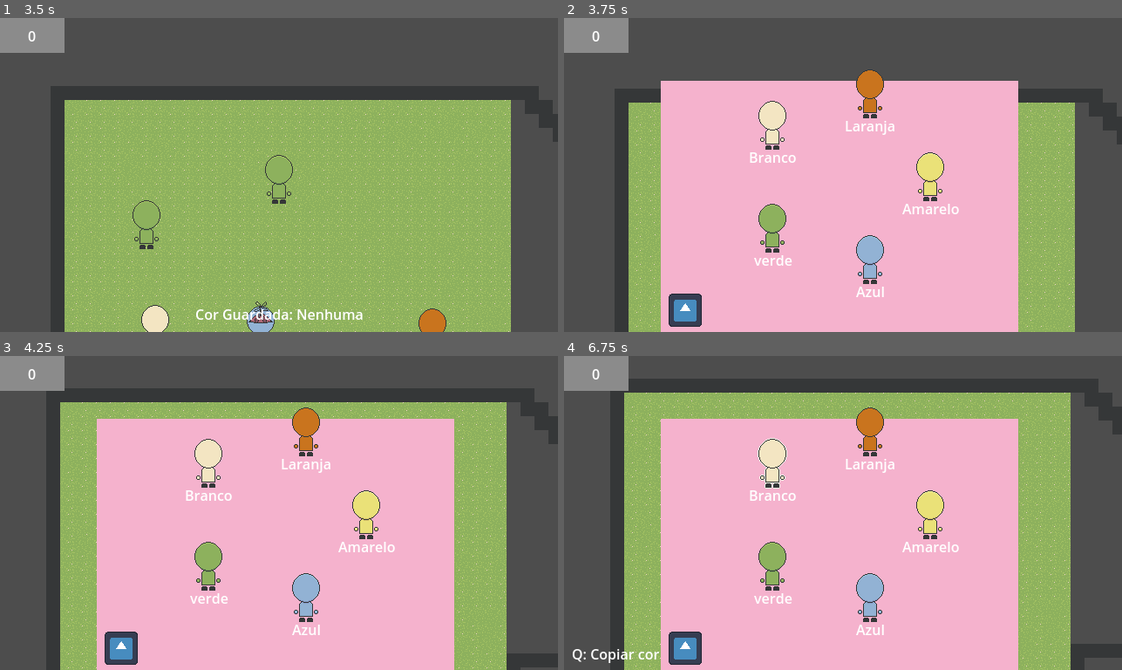
Above: before the commit, frames 1-4 (two rows, left to right).
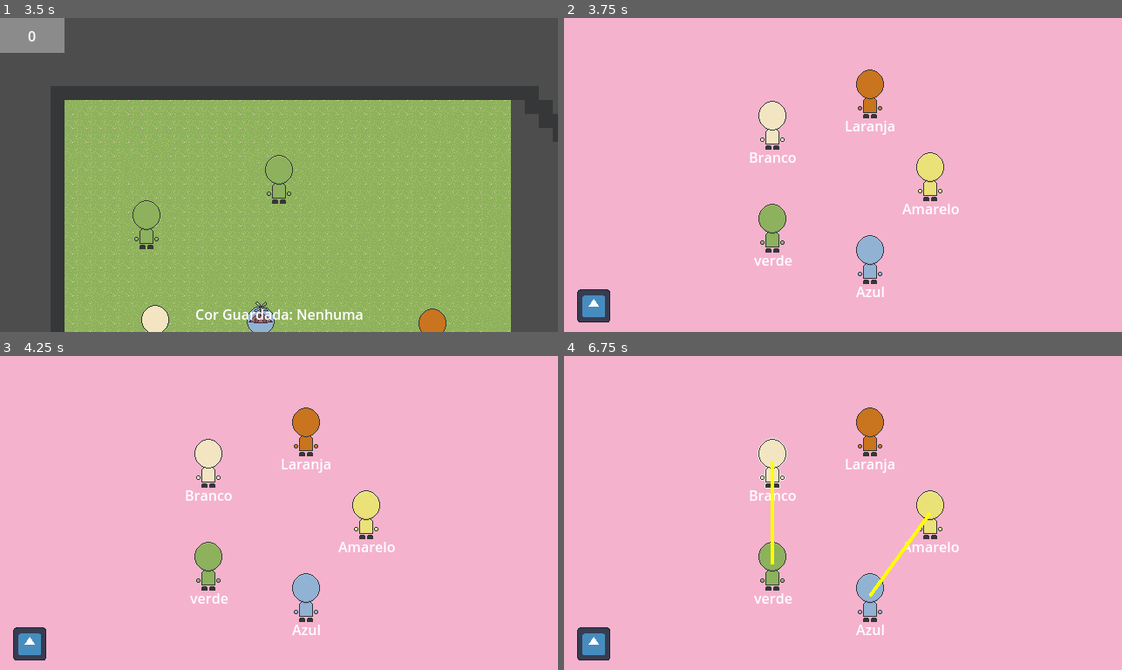
Above: after the commit, the same moments.

Repository: AugustoRemus/DetetiveGrafos
Game: Godot game, scene res://Scenes/DebugTeste/fase_debug.tscn
Two runs of this game, one before a commit and one after it. Both use one fixed random seed, a clock stepped at 60 frames per second and the inputs below. The engine's default icon, where the game draws it, is replaced by a stand-in: a white triangle on a blue panel in a dark square.
Inputs (mouse positions are in pixels of both pictures, inside the frame that each line leads up to):
- Up to frame 1 (3.5 s): move the mouse to (401, 159) at 0.52 s; hold W (up) 0.53-1.28 s; tap E (E) at 0.6, 2.3, 2.85 s; tap A (L) at 0.8, 1.35, 3.05 s; move the mouse to (167, 190) at 1.27 s; hold S (down) 1.28-2.03 s; tap D (R) at 1.55, 2.1 s; move the mouse to (334, 105) at 2.02 s; hold W (up) from 2.03 s (still down); move the mouse to (251, 237) at 2.77 s
- Up to frame 2 (3.75 s): move the mouse to (1010, 222) at 3.52 s; release W (up) at 3.53 s; hold S (down) from 3.53 s (still down); hold Space (Espaco) from 3.53 s (still down)
- Up to frame 3 (4.25 s): keep holding S (down); keep holding Space (Espaco); tap D (R) at 3.8 s
- Up to frame 4 (6.75 s): release S (down) at 4.25 s; release Space (Espaco) at 4.25 s; click "Amarelo" at 4.25 s; click "Azul" at 5 s; click "verde" at 5.75 s; click "Branco" at 6.5 s

Frame 1 is identical in both runs. In frame 2, 49% of the frame differs, in the area x 0-100%, y 0-100%; in frame 3, 49%; in frame 4, 49%.

Commit message:
Linha e grafo funcionando

Diff:
--- /dev/null
+++ b/detetivegrafos/Scenes/Grafo/Aresta.gd
@@ -0,0 +1,18 @@
+class_name Aresta
+
+var id: int
+
+var Vertice1: int
+var Vertice2: int
+
+var posicao1: Vector2
+var posicao2: Vector2
+
+func _init(_p1: Vector2, _p2: Vector2, _v1: int, _v2: int) -> void:
+	posicao1 = _p1
+	posicao2 = _p2
+	Vertice1 = _v1
+	Vertice2 = _v2
+
+func _setId(_id: int):
+	id = _id
--- a/detetivegrafos/Scenes/Grafo/aresta_manager.gd
+++ b/detetivegrafos/Scenes/Grafo/aresta_manager.gd
@@ -1,10 +1,35 @@
-extends Node
+extends Control
+
+#controla as arestas
+var arestas: Array[Vector2]
 
 
-var arestas: Array[Vector2]
+func addAresta(_aresta: Aresta):
 
-func addAresta(v1, v2):
-	for aresta in arestas:
-		#if aresta.vertices == Vector2(v1,v2) or aresta == Vector2(v2,v1):
-			#aresta.
-			pass
+	arestas.append(Vector2(_aresta.Vertice1,_aresta.Vertice2))
+	var ponto_a = _aresta.posicao1
+	var ponto_b = _aresta.posicao2
+
+	#cria a linha
+	var linha = Line2D.new()
+	linha.width = 4.0
+	linha.default_color = Color.YELLOW
+
+	linha.points = [ponto_a, ponto_b]
+
+	add_child(linha)
+	print("linha adicionada")
+
+
+func removeAresta(_aresta: Aresta):
+	print("aresta repetida")
+	var todasLinnhas = get_children()
+	#pra todos os filhos
+	for linha in todasLinnhas:
+		#se forem linha
+		if linha is Line2D:
+			var pontos = linha.points
+			#testa se forem iguais
+			if (pontos[0] == _aresta.posicao1 and pontos[1] == _aresta.posicao2) \
+			or  (pontos[1] == _aresta.posicao1 and pontos[0] == _aresta.posicao2):
+				linha.queue_free()
--- a/detetivegrafos/Scenes/Grafo/grafo_player.tscn
+++ b/detetivegrafos/Scenes/Grafo/grafo_player.tscn
@@ -11,10 +11,10 @@
 circularContainer = NodePath("CircularContainer")
 
 [node name="ColorRect" type="ColorRect" parent="."]
-offset_left = 111.0
-offset_top = 72.0
-offset_right = 521.0
-offset_bottom = 362.0
+offset_left = -13.0
+offset_top = -16.0
+offset_right = 641.0
+offset_bottom = 379.0
 color = Color(0.958839, 0.696485, 0.801812, 1)
 
 [node name="CircularContainer" type="Control" parent="."]
@@ -33,14 +33,16 @@
 script = ExtResource("2_i1jcp")
 
 [node name="Entregar" type="TextureButton" parent="."]
-offset_left = 120.0
-offset_top = 316.0
-offset_right = 248.0
-offset_bottom = 444.0
+offset_left = 15.0
+offset_top = 311.0
+offset_right = 143.0
+offset_bottom = 439.0
 scale = Vector2(0.3, 0.3)
 texture_normal = ExtResource("3_akgc4")
 
-[node name="ArestaManager" type="Node" parent="."]
+[node name="ArestaManager" type="Control" parent="."]
+layout_mode = 3
+anchors_preset = 0
 script = ExtResource("4_icoyr")
 
 [connection signal="pressed" from="Entregar" to="." method="_on_entregar_pressed"]
--- a/detetivegrafos/Scenes/Grafo/vertice.tscn
+++ b/detetivegrafos/Scenes/Grafo/vertice.tscn
@@ -1,13 +1,16 @@
 [gd_scene load_steps=5 format=3 uid="uid://d32giarwu8rbf"]
 
-[ext_resource type="Script" uid="uid://mjp6g37b1v5c" path="res://scripts/vertice.gd" id="1_mkta5"]
+[ext_resource type="Script" uid="uid://mjp6g37b1v5c" path="res://Scripts/vertice.gd" id="1_mkta5"]
 [ext_resource type="Texture2D" uid="uid://u4jbpgk8diog" path="res://Sprites/Placeholders/NPCAmarelo.png" id="1_p6hgy"]
 [ext_resource type="Texture2D" uid="uid://u1m0qrq4xts8" path="res://Sprites/Placeholders/silhueta.png" id="3_srqp5"]
 [ext_resource type="Texture2D" uid="uid://cl5hxhfvi1v3c" path="res://Sprites/Placeholders/silhuetaAmarela.png" id="4_h5rbj"]
 
 [node name="Vertice" type="TextureButton" node_paths=PackedStringArray("labelNome")]
-offset_right = 40.0
-offset_bottom = 40.0
+offset_left = -32.0
+offset_top = -40.0
+offset_right = 32.0
+offset_bottom = 24.0
+size_flags_horizontal = 4
 texture_normal = ExtResource("1_p6hgy")
 script = ExtResource("1_mkta5")
 silhueta = ExtResource("3_srqp5")
--- a/detetivegrafos/Scripts/grafo_player.gd
+++ b/detetivegrafos/Scripts/grafo_player.gd
@@ -12,8 +12,13 @@
 
 @export var circularContainer: Control
 
+#guarda o numero
 var _NPC1Aresta = null
-#var _NPC2Aresta = null
+#guarda a posicao
+var _NPC1Pos = null
+
+
+
 
 func _ready() -> void:
 	pegaOsNPCs()
@@ -33,6 +38,8 @@
 func pegaOsNPCs():
 	NPCS = nodoDosNPC.get_children()
 
+
+#cria a matriz do player, toda zerada
 func startGrafo():
 	#tanto de players
 	var n = NPCS.size()
@@ -56,6 +63,8 @@
 		matriz_adjacencia.append(linha)
 	_matrizPlayer = matriz_adjacencia
 
+
+#bota os filhos no container circular
 func _Teste_CriarFIlhos():
 	var contador = 0
 	for filho in NPCS:
@@ -66,43 +75,48 @@
 		circularContainer.add_child(botao)
 
 
-
+#quando clicar q terminou ou acabou o tempo
 func _on_entregar_pressed() -> void:
 	get_parent().finalizou()
 
 
 
 
-func addAresta(numeroIdNPC):
+func addAresta(numeroIdNPC, posicaoNPC):
 	#se só tem 1 clicado
 	if _NPC1Aresta == null:
 		_NPC1Aresta = numeroIdNPC
+		_NPC1Pos = posicaoNPC
+
 		return
-	var existe = _checarAresta(numeroIdNPC,_NPC1Aresta)
+
+	var existe = _existeAresta(numeroIdNPC,_NPC1Aresta)
+
+	var newAresta = Aresta.new(_NPC1Pos,posicaoNPC,_NPC1Aresta,numeroIdNPC)
 
 	#tirar aresta
 	if existe:
 		_matrizPlayer[_NPC1Aresta][numeroIdNPC] = "0"
 		_matrizPlayer[numeroIdNPC][_NPC1Aresta] = "0"
-		#remover o efeito
 
-		print("aresta removida entre os id:")
-		print(_NPC1Aresta)
-		print(numeroIdNPC)
+		#parte visual
+		arestaManager.removeAresta(newAresta)
+
+		#print("aresta removida entre os id:")
+		#print(_NPC1Aresta)
+		#print(numeroIdNPC)
 
 	else:
-
-
-
+		#aresta n existe ainda entao adiciona
 		_matrizPlayer[_NPC1Aresta][numeroIdNPC] = "1"
 		_matrizPlayer[numeroIdNPC][_NPC1Aresta] = "1"
 
-		#add efeito
-		print("aresta adiciona entre os id:")
-		print(_NPC1Aresta)
-		print(numeroIdNPC)
-	#marca na matriz
+		#parte visual
+		arestaManager.addAresta(newAresta)
 
+		#print("aresta adiciona entre os id:")
+		#print(newAresta.Vertice1)
+		#print(newAresta.Vertice2)
 
 	#reseta todos
 	for filinhos in circularContainer.get_children():
@@ -110,7 +124,8 @@
 
 	#reseta o primeiro numero aqui salvo
 	_NPC1Aresta = null
-	_printMatriz()
+	_NPC1Pos = null
+	#_printMatriz()
 
 
 func _printMatriz():
@@ -124,10 +139,13 @@
 
 func resetClicado():
 	_NPC1Aresta = null
+	_NPC1Pos = null
 	#print("fui resetado")
 
-func _checarAresta(V1, V2)->bool:
-	if _matrizPlayer[V1][V2] =="1":
+
+
+func _existeAresta(V1, V2)->bool:
+	if _matrizPlayer[V1][V2] =="1" or _matrizPlayer[V2][V1] =="1":
 		return true
 	else:
 		return false
--- a/detetivegrafos/Scripts/vertice.gd
+++ b/detetivegrafos/Scripts/vertice.gd
@@ -27,11 +27,11 @@
 
 func combinar_texturasHover(tex1: Texture2D) -> Texture:
 	#cria uma imagem baseada na textura principal
-	var img = tex1.get_image()
+	var img = tex1.get_image().duplicate()
 	var base_size = img.get_size()
 
 	#copia a silhueta em cima
-	var img_sombra = silhueta.get_image()
+	var img_sombra = silhueta.get_image().duplicate()
 	img.blend_rect(img_sombra, Rect2(Vector2.ZERO, img_sombra.get_size()), Vector2.ZERO)
 
 	#converte
@@ -40,11 +40,12 @@
 
 func combinar_texturasClicado(tex1: Texture2D) -> Texture:
 	#cria uma imagem baseada na textura principal
-	var img = tex1.get_image()
+	var img = tex1.get_image().duplicate()
+
 	var base_size = img.get_size()
 
 	#copia a silhueta em cima
-	var img_sombra = silhuetaAmarela.get_image()
+	var img_sombra = silhuetaAmarela.get_image().duplicate()
 	img.blend_rect(img_sombra, Rect2(Vector2.ZERO, img_sombra.get_size()), Vector2.ZERO)
 
 	#converte
@@ -64,7 +65,9 @@
 
 func fuiClicado(condicao):
 	if condicao:
-		get_parent().get_parent().addAresta(_id)
+		#passa o id e a posicao atua dele para desenhar a linha
+		var posicaoCerta = global_position + (size / 2)
+		get_parent().get_parent().addAresta(_id, posicaoCerta)
 	if !condicao:
 		get_parent().get_parent().resetClicado()
 
Not shown, added: detetivegrafos/Scenes/Grafo/Aresta.gd.uid
